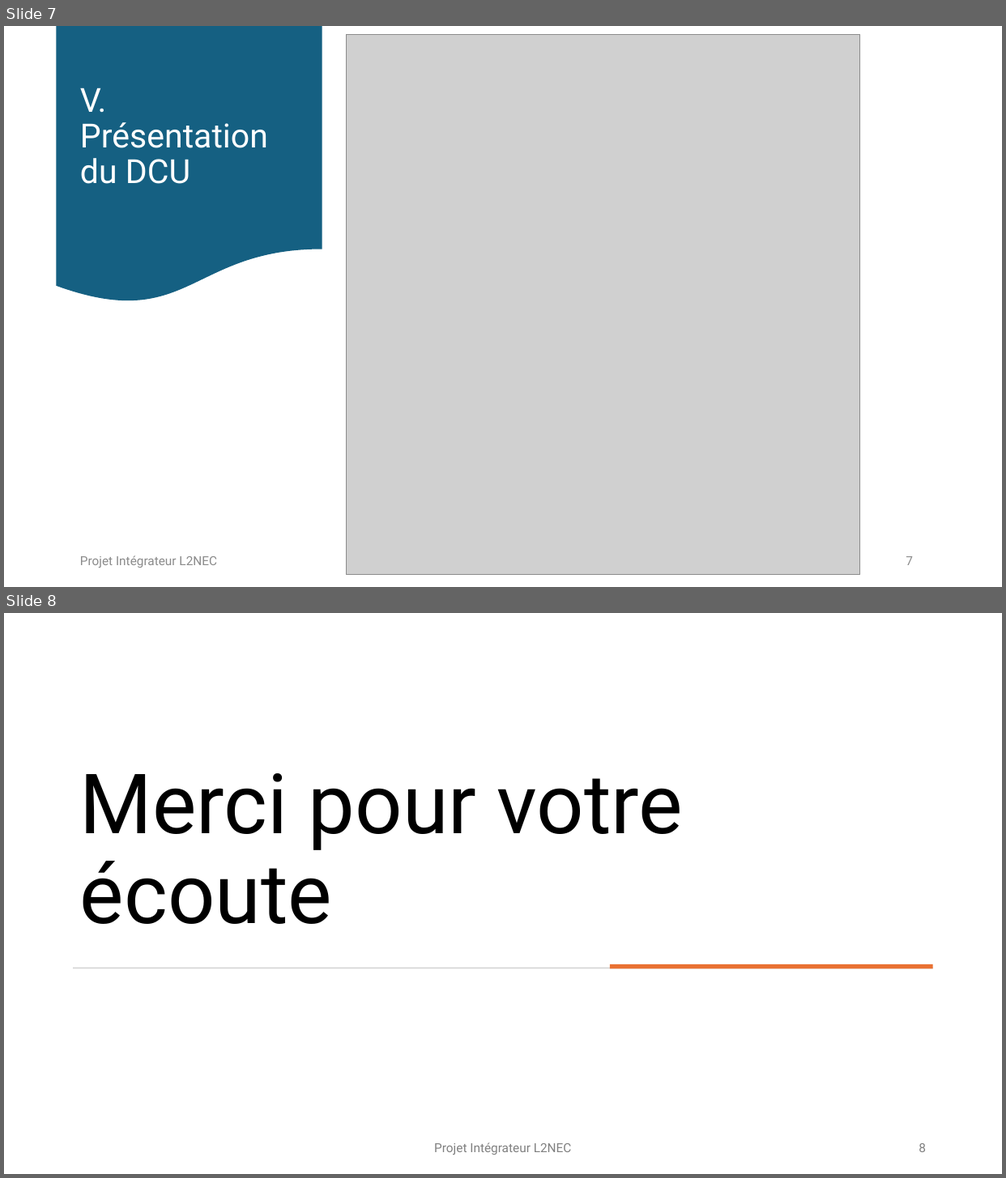
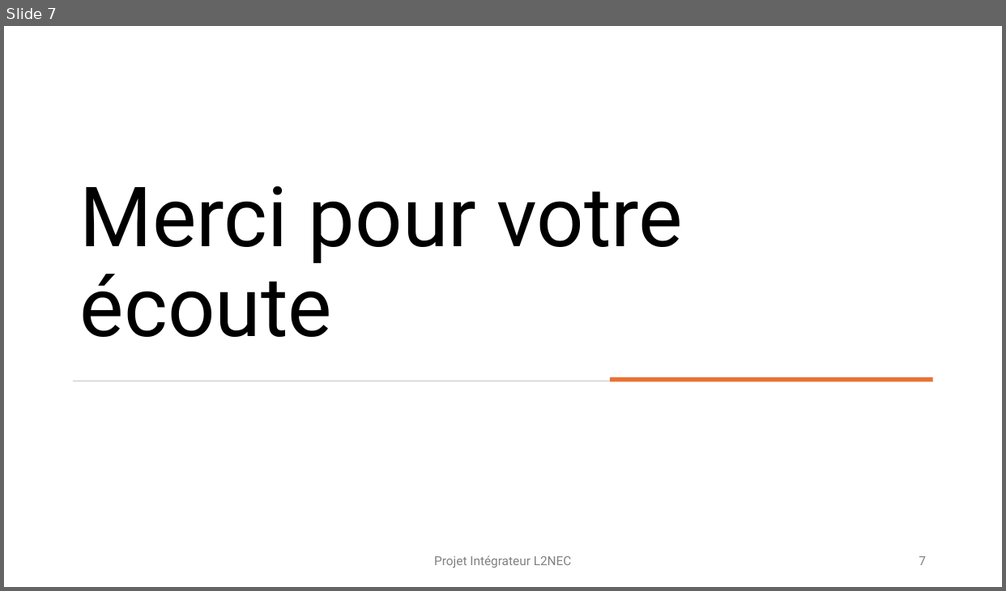
Before and after one commit to ArthurPeyre/UPPA_Navette, a slide deck: AVANT-PROJET/PrésentationAvantProjet.pptx. Shown one above the other, each under a label of ours: slides 7 and 8 before the commit, slide 7 after it. The pictures are 1006x1178 and 1006x591 pixels, drawn with LibreOffice and Linux fonts; fonts in the diff are those of the drawing; grey boxes stand for pictures. Boxes give left, top, right and bottom in pixels: in the first picture for what was removed or moved away, otherwise in the second. Text is boxed around its words. In the diff, an @@ line names an element or a change of style, - is before the commit and + after.

```diff
--- a/AVANT-PROJET/PrésentationAvantProjet.pptx
+++ b/AVANT-PROJET/PrésentationAvantProjet.pptx
@@ slide 7 removed at (4,26,1002,587), background #FFFFFF @@
@@ flow chart document removed at (57,26,322,305) @@
@@ picture removed at (346,34,859,574) @@
@@ title removed at (80,88,268,184) @@
-V. Présentation du DCU
@@ text removed at (80,556,217,568) @@
-Projet Intégrateur L2NEC
@@ page number removed at (906,557,913,565) @@
-7
@@ what was slide 8 is now slide 7 @@
@@ page number at (918,557,926,565): text changed @@
-8
+7
```
Also in this commit, not shown: 6 slides changed.
